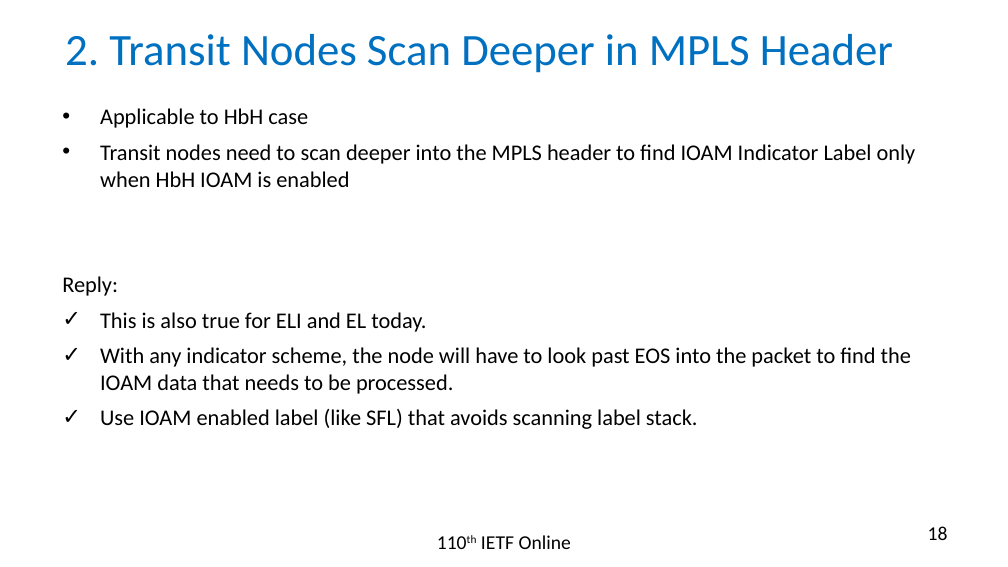
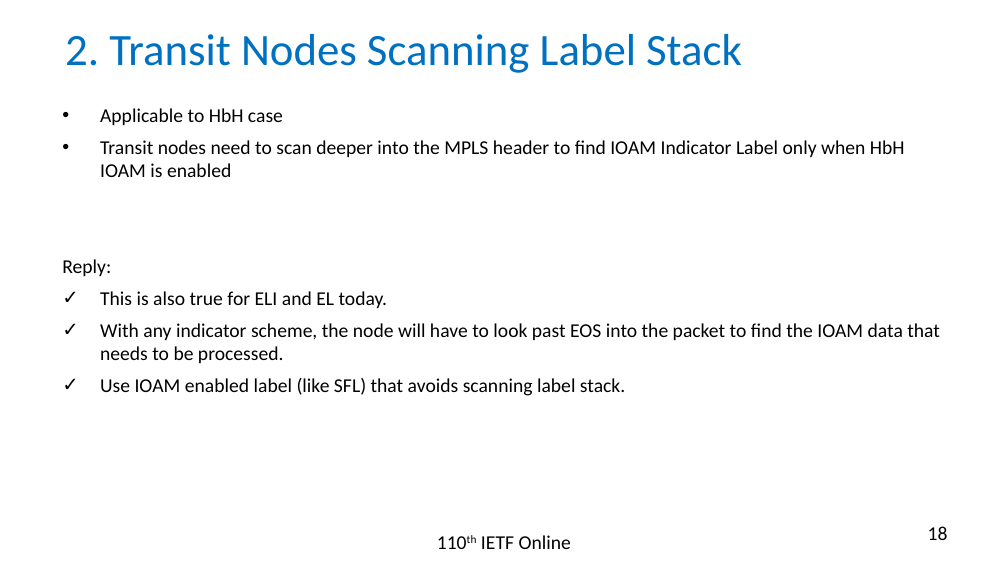
Before and after one commit to rakgandhi/ietf-slides, a slide deck: slide 18 of draft-gandhi-mpls-ioam-sr-05.pptx. Drawn at 1008x567 pixels with LibreOffice and Linux fonts; fonts in the diff are those of the drawing. Boxes give left, top, right and bottom in pixels: in the first picture for what was removed or moved away, otherwise in the second. Text is boxed around its words. In the diff, an @@ line names an element or a change of style, - is before the commit and + after.

```diff
--- a/draft-gandhi-mpls-ioam-sr-05.pptx
+++ b/draft-gandhi-mpls-ioam-sr-05.pptx
@@ title at [65,34,742,73]: text changed @@
-2. Transit Nodes Scan Deeper in MPLS Header
+2. Transit Nodes Scanning Label Stack
@@ text "Applicable to HbH case" at [62,108,940,396]: size 16 to 14 pt @@
```
Also in this commit, not shown: 4 other slides changed, 1 other file.
